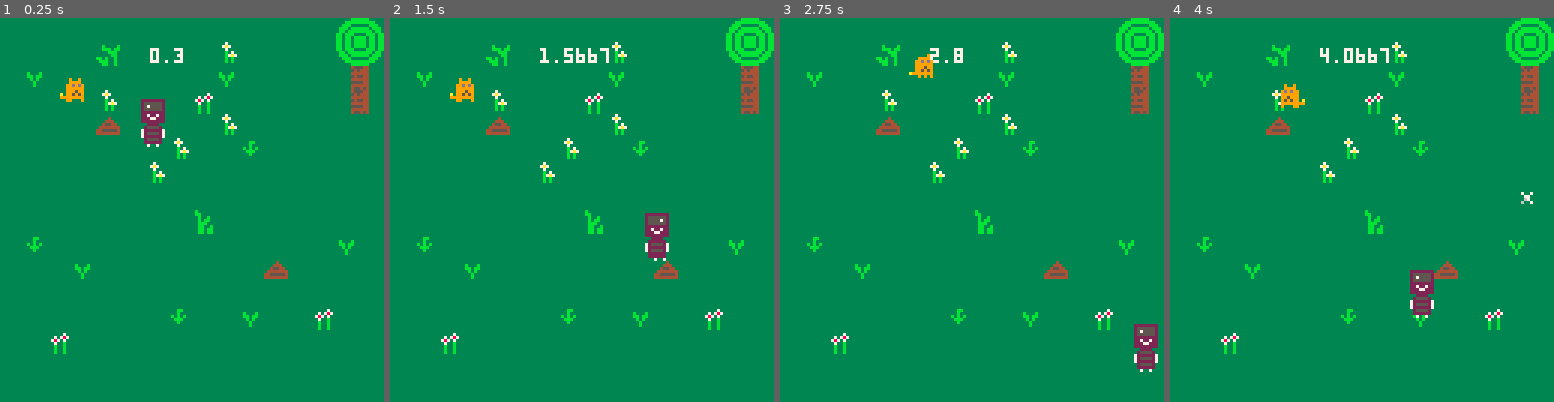
Above: before the commit, frames 1-4 (left to right).
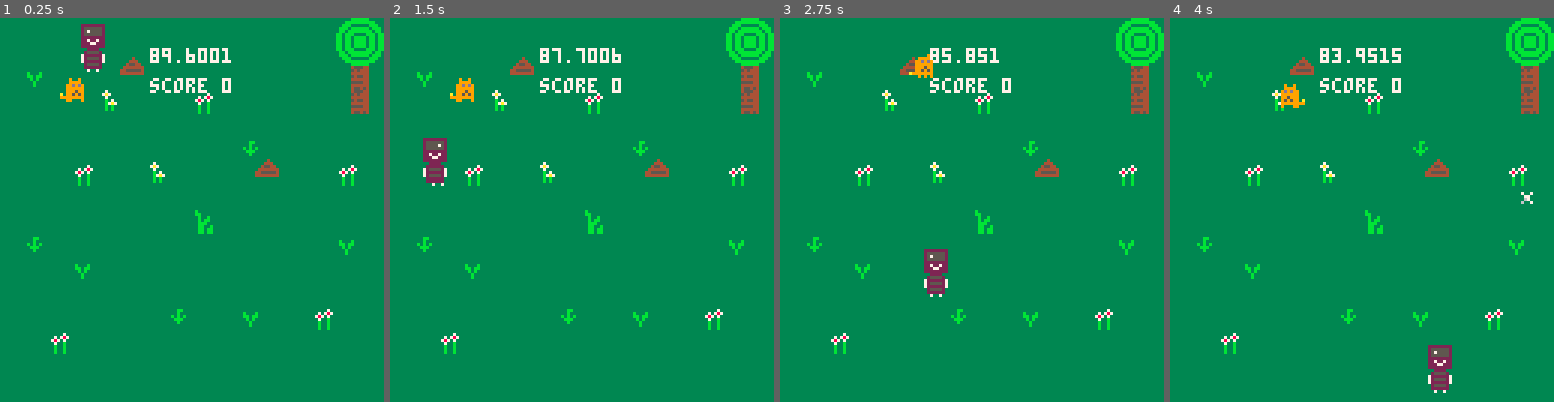
Above: after the commit, the same moments.

Repository: CornflakesOnGit/bonk-thief-horror
Game: PICO-8 cartridge bonk.p8
Same seed, same stepped clock (60 frames per second), same inputs: the game is played once before the commit and once after it.
Inputs:
- Up to frame 1 (0.25 s): no input
- Up to frame 2 (1.5 s): no input
- Up to frame 3 (2.75 s): hold Right 1.6-2.1 s; hold Up 2.15-2.42 s; hold Right from 2.47 s (still down)
- Up to frame 4 (4 s): release Right at 3.03 s; hold Left 3.08-3.58 s; hold Down 3.63-3.97 s

The runs differ from the first frame. In frame 1, 3.5% of the frame differs, in the area x 19-93%, y 1-68%; in frame 2, 3.5%; in frame 3, 3.4%; in frame 4, 3.5%.

Commit message:
collection of bones, thief movement change, hud

Diff:
--- a/bonk.p8
+++ b/bonk.p8
@@ -7,14 +7,14 @@
 #include bonk_code.lua
 
 __gfx__
-00090090000000900009000000900090000000002222222222222222882222220000822200000000000000000000000000000000000000000000000000000000
-00099990000999900009999009599959000000002555555225555552887557520008855200000000000000000000000000000000000000000000000000000000
-0099d9d90099d9d90099d9d909959599000000002575555225555752887557520088575200000000000000000000000000000000000000000000000000000000
-00999999009999990099999909899989000000002555555225555552857557520075575200000002000000000000000000000000000000000000000000000000
-00999599009995990099959909999999000000002222222222222222822222220872222200000222000000000000000000000000000000000000000000000000
-a0995959009959590099595909995599000000002272272222722722822222220882222200002222000000000000000000000000000000000000000000000000
-99999999a99999999999999900959959000000002227722222277222222772220827722200007227000000000000000000000000000000000000000000000000
-0099000900090909a090900900999999000000002222222222222222222222222272272200027722000000000000000000000000000000000000000000000000
+00090090000000900009000000900090333333332222222222222222882222220000822200000000000000000000000000000000000000000000000000000000
+00099990000999900009999009599959333343332555555225555552887557520008855200000000000000000000000000000000000000000000000000000000
+0099d9d90099d9d90099d9d909959599333444332575555225555752887557520088575200000000000000000000000000000000000000000000000000000000
+00999999009999990099999909899989334554432555555225555552857557520075575200000002000000000000000000000000000000000000000000000000
+00999599009995990099959909999999344444442222222222222222822222220872222200000222000000000000000000000000000000000000000000000000
+a0995959009959590099595909995599445555542272272222722722822222220882222200002222000000000000000000000000000000000000000000000000
+99999999a99999999999999900959959444444442227722222277222222772220827722200007227000000000000000000000000000000000000000000000000
+0099000900090909a090900900999999333333332222222222222222222222222272272200027722000000000000000000000000000000000000000000000000
 00900900000000000000000000999999000084800022220000222200002222000082220000828200000000000000000000000000000000000000000000000000
 00999900000000000000000000559555000844400255552002222220022222200222222002228220000002200000000000000000000000000000000000000000
 09999990000000000000000000599995008444807222222772555527725555277258552772588820000088200000000000000000000000000000000000000000
@@ -47,14 +47,14 @@
 333333333bbbbbbb3b33bbbb333b3333333b3333bb3bbb3333bbb3bb366555999955566399999990000000000000000000000000000000000000000000000000
 33333333bbb3bbbbbb3bbb3b33333333333b3333bb3bb3bbbb3bb3bb665555d9d955556609999990000000000000000000000000000000000000000000000000
 33333333bbb3bb3bbbbbbbbb3333333333333333bb3bb3bbbb3bb3bb65555599999a555609000090000000000000000000000000000000000000000000000000
-33333333bbbbbb3b3bbb3bbb3333333333aaaa33bb3bb3bbbb3bb3bb655555555555555633373333000000000000000000000000000000000000000000000000
-33333733b33bb33bb3bbb3bb333343333a55aca3bb3bb3bbbb3bb3bb6555555665555556337a7333000000000000000000000000000000000000000000000000
-33737873bbbbb3bbbbb3b3bb33344433a5a5cacabb3bbb3333bbb3bb655555600655555633373333000000000000000000000000000000000000000000000000
-37873733bbb33bbb3bb3bbbb33455443a55a5caa3bb3bbbbbbbb3bb36555560000655556333b3733000000000000000000000000000000000000000000000000
-33733b333bbbbbb33bbbbbb334444444aac5a55a3bbb3bbbbbb3bbb36555560000655556333b7a73000000000000000000000000000000000000000000000000
-33b33b3333bbbbbbbbbbbb3344555554acac5a5a33bbb333333bbb336555560000655556333b3b33000000000000000000000000000000000000000000000000
-33b33b333333333333333333444444443aca55a3333bbbbbbbbbb3336555560000655556333b3b33000000000000000000000000000000000000000000000000
-33b33b3333333333333333333333333333aaaa3333333bbbbbb33333666666666666666633333333000000000000000000000000000000000000000000000000
+33333333bbbbbb3b3bbb3bbb0000000033aaaa33bb3bb3bbbb3bb3bb655555555555555633373333000000000000000000000000000000000000000000000000
+33333733b33bb33bb3bbb3bb000000003a55aca3bb3bb3bbbb3bb3bb6555555665555556337a7333000000000000000000000000000000000000000000000000
+33737873bbbbb3bbbbb3b3bb00000000a5a5cacabb3bbb3333bbb3bb655555600655555633373333000000000000000000000000000000000000000000000000
+37873733bbb33bbb3bb3bbbb00000000a55a5caa3bb3bbbbbbbb3bb36555560000655556333b3733000000000000000000000000000000000000000000000000
+33733b333bbbbbb33bbbbbb300000000aac5a55a3bbb3bbbbbb3bbb36555560000655556333b7a73000000000000000000000000000000000000000000000000
+33b33b3333bbbbbbbbbbbb3300000000acac5a5a33bbb333333bbb336555560000655556333b3b33000000000000000000000000000000000000000000000000
+33b33b333333333333333333000000003aca55a3333bbbbbbbbbb3336555560000655556333b3b33000000000000000000000000000000000000000000000000
+33b33b3333333333333333330000000033aaaa3333333bbbbbb33333666666666666666633333333000000000000000000000000000000000000000000000000
 333333333b3333333333345554433333000000000000000000000000000000000000000000000000000000000000000000000000000000000000000000000000
 33b3333b3bb333333333354544433333000000000000000000000000000000000000000000000000000000000000000000000000000000000000000000000000
 33bbb3bb33b33b333333344444433333000000000000000000000000000000000000000000000000000000000000000000000000000000000000000000000000
@@ -65,16 +65,16 @@
 33bb33b333bb3bb33333345545433333000000000000000000000000000000000000000000000000000000000000000000000000000000000000000000000000
 __map__
 4040404040404040404040404040454600000000000000000000000000000000000000000000000000000000000000000000000000000000000000000000000000000000000000000000000000000000000000000000000000000000000000000000000000000000000000000000000000000000000000000000000000000000
-4040404060404040405940404040555600000000000000000000000000000000000000000000000000000000000000000000000000000000000000000000000000000000000000000000000000000000000000000000000000000000000000000000000000000000000000000000000000000000000000000000000000000000
-4044404040404040404440404040626300000000000000000000000000000000000000000000000000000000000000000000000000000000000000000000000000000000000000000000000000000000000000000000000000000000000000000000000000000000000000000000000000000000000000000000000000000000
+4040404040404040404040404040555600000000000000000000000000000000000000000000000000000000000000000000000000000000000000000000000000000000000000000000000000000000000000000000000000000000000000000000000000000000000000000000000000000000000000000000000000000000
+4044404040404040404040404040626300000000000000000000000000000000000000000000000000000000000000000000000000000000000000000000000000000000000000000000000000000000000000000000000000000000000000000000000000000000000000000000000000000000000000000000000000000000
 4040404059404040504040404040626300000000000000000000000000000000000000000000000000000000000000000000000000000000000000000000000000000000000000000000000000000000000000000000000000000000000000000000000000000000000000000000000000000000000000000000000000000000
-4040404053404040405940404040404000000000000000000000000000000000000000000000000000000000000000000000000000000000000000000000000000000000000000000000000000000000000000000000000000000000000000000000000000000000000000000000000000000000000000000000000000000000
-4040404040404059404043404040404000000000000000000000000000000000000000000000000000000000000000000000000000000000000000000000000000000000000000000000000000000000000000000000000000000000000000000000000000000000000000000000000000000000000000000000000000000000
-4040404040405940404040404040404000000000000000000000000000000000000000000000000000000000000000000000000000000000000000000000000000000000000000000000000000000000000000000000000000000000000000000000000000000000000000000000000000000000000000000000000000000000
+4040404040404040404040404040404000000000000000000000000000000000000000000000000000000000000000000000000000000000000000000000000000000000000000000000000000000000000000000000000000000000000000000000000000000000000000000000000000000000000000000000000000000000
+4040404040404040404043404040404000000000000000000000000000000000000000000000000000000000000000000000000000000000000000000000000000000000000000000000000000000000000000000000000000000000000000000000000000000000000000000000000000000000000000000000000000000000
+4040405040405940404040404040504000000000000000000000000000000000000000000000000000000000000000000000000000000000000000000000000000000000000000000000000000000000000000000000000000000000000000000000000000000000000000000000000000000000000000000000000000000000
 4040404040404040404040404040404000000000000000000000000000000000000000000000000000000000000000000000000000000000000000000000000000000000000000000000000000000000000000000000000000000000000000000000000000000000000000000000000000000000000000000000000000000000
 4040404040404040614040404040404000000000000000000000000000000000000000000000000000000000000000000000000000000000000000000000000000000000000000000000000000000000000000000000000000000000000000000000000000000000000000000000000000000000000000000000000000000000
 4043404040404040404040404040444000000000000000000000000000000000000000000000000000000000000000000000000000000000000000000000000000000000000000000000000000000000000000000000000000000000000000000000000000000000000000000000000000000000000000000000000000000000
-4040404440404040404040534040404000000000000000000000000000000000000000000000000000000000000000000000000000000000000000000000000000000000000000000000000000000000000000000000000000000000000000000000000000000000000000000000000000000000000000000000000000000000
+4040404440404040404040404040404000000000000000000000000000000000000000000000000000000000000000000000000000000000000000000000000000000000000000000000000000000000000000000000000000000000000000000000000000000000000000000000000000000000000000000000000000000000
 4040404040404040404040404040404000000000000000000000000000000000000000000000000000000000000000000000000000000000000000000000000000000000000000000000000000000000000000000000000000000000000000000000000000000000000000000000000000000000000000000000000000000000
 4040404040404043404044404050404000000000000000000000000000000000000000000000000000000000000000000000000000000000000000000000000000000000000000000000000000000000000000000000000000000000000000000000000000000000000000000000000000000000000000000000000000000000
 4040504040404040404040404040404000000000000000000000000000000000000000000000000000000000000000000000000000000000000000000000000000000000000000000000000000000000000000000000000000000000000000000000000000000000000000000000000000000000000000000000000000000000
--- a/bonk_code.lua
+++ b/bonk_code.lua
@@ -1,5 +1,7 @@
 function _init()
     elapsedTime = 0
+    gameTimer = 90
+    score = 0
 end
 
 
@@ -17,8 +19,9 @@
     flip = false,
 }
 
+
 thief = {
-    pos = {x = 40, y = 20}, -- Initial position of the character
+    pos = {x = flr(rnd((60)+8)), y = flr(rnd((20 + 8)))}, -- Initial position of the character
     sprites = {
         {5, 21}, -- First animation frame
         {6, 22} -- Second animation frame
@@ -37,6 +40,17 @@
     spawn_interval = 100, --this number refers to frames that have happened (adjust as needed)
 }
 
+poop1 = {
+    pos = {x = 40, y = flr(rnd((80 + 20)))}, -- Initial position of poop
+    width = 8,
+    height = 8,
+}
+
+poop2 = {
+    pos = {x = 85, y = flr(rnd((80 + 20)))}, -- Initial position of poop
+    width = 8,
+    height = 8,
+}
 
 -->8
 -- bonk functions
@@ -158,13 +172,18 @@
     end
 end
 
-
-
---Print help text on screen
-function timer()
-    print(time(),50,10,7)
-end
-
+--Print HUD on screen
+function hud()
+    print(gameTimer,50,10,7)
+    print("score " ..score,50,20,7)
+    --print(time(),50,10,7)
+    --print("# of bones: " ..#bones,50,20,7)
+end
+
+--Timer for end of game
+function countdown()
+    gameTimer = gameTimer - 0.05
+end
 
 -->8
 -- bone functions
@@ -192,6 +211,7 @@
     end
 end
 
+
 -- Spawn a bone after time elapses if under 10 bones
 function spawn_new_bone()
     if elapsedTime >= bones.spawn_interval then
@@ -223,14 +243,30 @@
 
 
 -->8
+-- poop
+
+function draw_poop()
+    if poop2.pos.x == poop1.pos.x and poop2.pos.y == poop1.pos.y then
+        poop2.pos.x = flr(rnd(90) + 20)
+        poop2.pos.y = flr(rnd(90) + 20)
+    end
+    spr(4, poop1.pos.x, poop1.pos.y)
+    spr(4, poop2.pos.x, poop2.pos.y)
+end
+
+function poop_change()
+
+end
+
+-->8
 -- collision functions
 
 -- main collision function {#0f0}
 function checkcollision(obj1, obj2)
-    if (obj1.pos.x > obj2.pos.x + obj2.width) then return false end
-    if (obj1.pos.y > obj2.pos.y + obj2.height) then return false end
-    if (obj1.pos.x + obj1.width < obj2.pos.x) then return false end
-    if (obj1.pos.y + obj1.height < obj2.pos.y) then return false end
+    if (obj1.pos.x > (obj2.pos.x + obj2.width)) then return false end
+    if (obj1.pos.y > (obj2.pos.y + obj2.height)) then return false end
+    if ((obj1.pos.x + obj1.width) < obj2.pos.x) then return false end
+    if ((obj1.pos.y + obj1.height) < obj2.pos.y) then return false end
     return true
 end
 
@@ -245,14 +281,26 @@
 function collision_bonk_bone()
     if #bones > 0 then
         for i = 1, #bones do
-            if bones[i] and bones[i].active and bones[i].pos and checkcollision(bonk, bones[i]) then
+            if bones[i] and bones[i].active and checkcollision(bonk, bones[i]) then
                 sfx(04)
-                bones[i].active = false
+                score = score + 1
+                deli(bones, i)
             end
         end
     end
 end
 
+-- statt -1 könnte es ein random-wert sein, von -0,8 bis 1,2
+
+function collision_thief_poop()
+    if checkcollision(thief, poop1) then
+        thief.direction = {x = thief.direction.x * -1, y = thief.direction.y * -1}
+    end
+
+    if checkcollision(thief, poop2) then
+        thief.direction = {x = thief.direction.x * -1, y = thief.direction.y * -1}
+    end
+end
 
 
 -->8
@@ -269,15 +317,19 @@
 --update
 
 function _update()
-    game_timer()
-    bonk_movement()
-    thief_movement()
-    ensure_thief_diagonal()
-    thief_animation()
-    collision_bonk_thief()
-    collision_bonk_bone()
-    spawn_new_bone()
-    bone_animation()
+--    if not gameTimer == 0 then
+        countdown()
+        game_timer()
+        bonk_movement()
+        thief_movement()
+        --ensure_thief_diagonal()
+        thief_animation()
+        collision_bonk_thief()
+        collision_thief_poop()
+        collision_bonk_bone()
+        spawn_new_bone()
+        bone_animation()
+--    end
 end
 
 
@@ -288,7 +340,8 @@
 function _draw()
     cls(0)
     map(0, 0, 0, 0, 16, 16)
-    timer()
+    draw_poop()
+    hud()
     draw_bones()
     drawBonk()
     drawThief()
